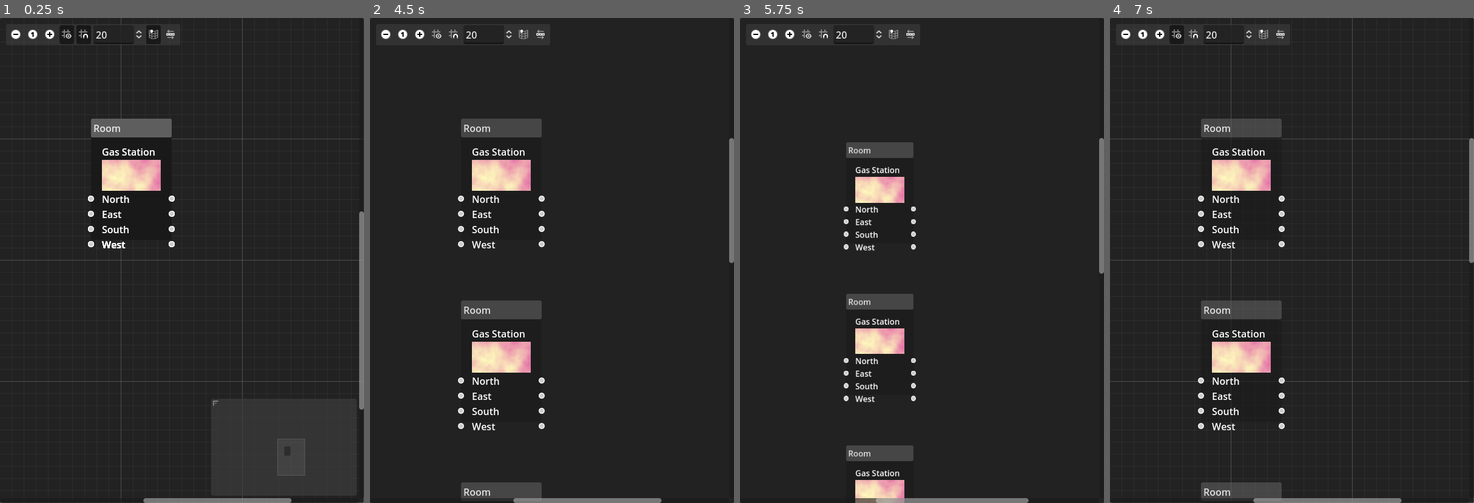
Above: before the commit, frames 1-4 (left to right).
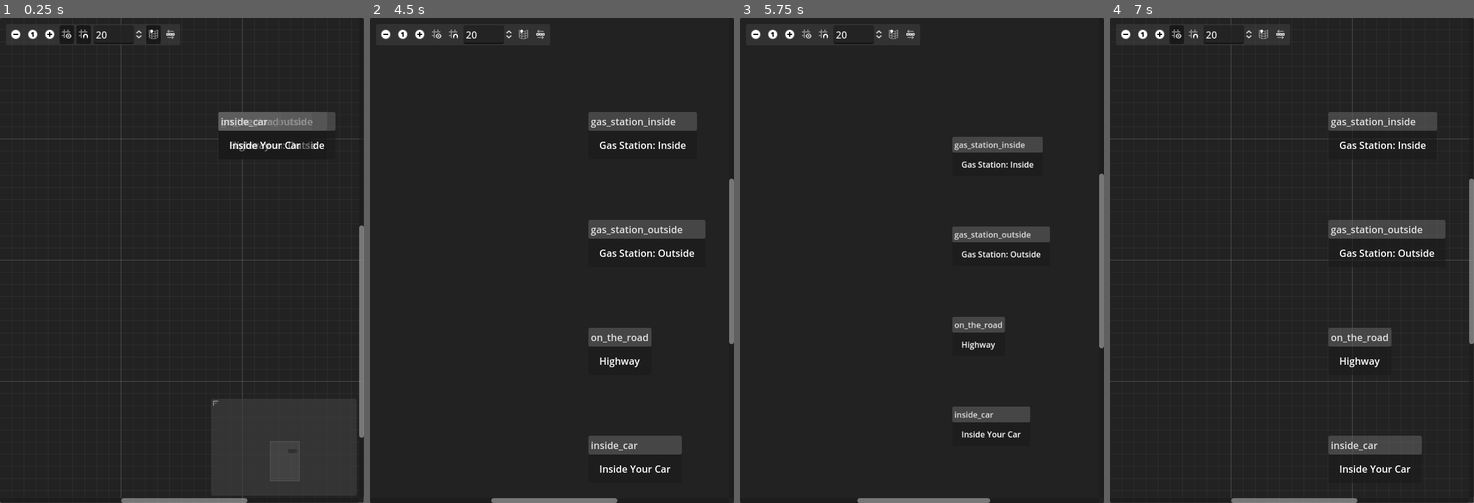
Above: after the commit, the same moments.

Repository: SashaMkrv/godot-4.2.1-text-adventure
Game: Godot game, scene res://Scenes/MapEdit/MapEditor.tscn
Same seed, same stepped clock (60 frames per second), same inputs: the game is played once before the commit and once after it. This scene is started directly instead of the project's main scene.
Inputs (mouse positions are in pixels of both pictures, inside the frame that each line leads up to):
- Up to frame 1 (0.25 s): no input
- Up to frame 2 (4.5 s): click (384, 32) at 0.5 s; click (420, 32) at 1.25 s; click (435, 32) at 2 s; click (453, 32) at 2.75 s; click (522, 32) at 3.5 s; click (541, 32) at 4.25 s
- Up to frame 3 (5.75 s): click (754, 32) at 5 s
- Up to frame 4 (7 s): click (1160, 32) at 5.75 s; click (1175, 32) at 6.5 s

The runs differ from the first frame. In frame 1, 4.3% of the frame differs, in the area x 24-100%, y 19-100%; in frame 2, 11%; in frame 3, 8.4%; in frame 4, 11%.

Commit message:
barf all rooms in a map onto a graphedit ui

Diff:
--- /dev/null
+++ b/Scenes/MapEdit/DrawMap.gd
@@ -0,0 +1,94 @@
+class_name DrawMap
+extends GraphEdit
+
+@export var connections: RoomConnections : set = connectionsSet
+@export var roomNodeScene: PackedScene
+
+var currentRoomsSet : Array[Room]
+
+
+# Called when the node enters the scene tree for the first time.
+func _ready() -> void:
+	updateNodes(connections, null)
+
+func connectionsSet(newData: RoomConnections) -> void:
+	if not is_node_ready():
+		connections = newData
+		return
+	else:
+		updateNodes(newData, connections)
+		connections = newData
+
+
+func updateNodes(newData: RoomConnections, oldData: RoomConnections) -> void:
+	if newData == null:
+		clearView()
+		currentRoomsSet = []
+		return
+
+	if oldData == null:
+		currentRoomsSet = getRoomsFromConnections(newData)
+		updateNodesBasedOn(currentRoomsSet)
+		return
+
+	else:
+		currentRoomsSet = getRoomsFromConnections(newData)
+		updateNodesBasedOn(currentRoomsSet)
+		return
+
+
+func getRoomsFromConnections(connectionData: RoomConnections) -> Array[Room]:
+	var rooms : Array[Room] = []
+	for connection in connectionData.connections:
+		var fromRoom := connection.fromRoom
+		var toRoom := connection.toRoom
+		if not fromRoom in rooms:
+			rooms.append(fromRoom)
+		if not toRoom in rooms:
+			rooms.append(toRoom)
+	return rooms
+
+
+func clearView() -> void:
+	for child in getRoomNodes():
+		child.queue_free()
+
+
+func getRoomNodes() -> Array[RoomNode]:
+	var unassignedResults := get_children()\
+	.map(func(node: Node) -> RoomNode: return node as RoomNode)\
+	.filter(func(node: RoomNode) -> bool: return node != null)
+
+	var results : Array[RoomNode]
+	# TODO the assign func doesn't count as assigning :S
+	results.assign(unassignedResults)
+	return results
+
+
+func updateNodesBasedOn(newRooms: Array[Room]) -> void:
+	var roomNodes := getRoomNodes()
+	var deletables : Array[Node] = []
+
+	for node in roomNodes:
+		if not node.roomData in newRooms:
+			deletables.append(node)
+
+	for deletable in deletables:
+		deletable.queue_free()
+
+	# make another call to get the kids because i theoretically just killed a bunch
+	# not sure if the almost ghosts are keen to give up info...
+	# TODO this is something i should know about the node lifecycle.
+	var mappedRooms := getRoomNodes().map(func(node: RoomNode) -> Room: return node.roomData)
+
+	for room in newRooms:
+		if not room in mappedRooms:
+			var newNode := createNewRoomNodeFor(room)
+			add_child(newNode)
+
+
+func createNewRoomNodeFor(room: Room) -> RoomNode:
+	var newRoom := roomNodeScene.instantiate() as RoomNode
+	newRoom.roomData = room
+
+	return newRoom
--- a/Scenes/MapEdit/MapEditor.tscn
+++ b/Scenes/MapEdit/MapEditor.tscn
@@ -1,6 +1,8 @@
-[gd_scene load_steps=2 format=3 uid="uid://dq733l4a7sq2x"]
+[gd_scene load_steps=4 format=3 uid="uid://dq733l4a7sq2x"]
 
-[ext_resource type="PackedScene" uid="uid://bqaa6qvw30j88" path="res://Scenes/MapEdit/RoomGraphItem.tscn" id="1_32l2e"]
+[ext_resource type="Script" path="res://Scenes/MapEdit/DrawMap.gd" id="2_vm2y5"]
+[ext_resource type="Resource" uid="uid://mr8g2ar6gf5b" path="res://Resources/Maps/gas_map.tres" id="2_wl24m"]
+[ext_resource type="PackedScene" uid="uid://eusdbj1dx5qw" path="res://Scenes/MapEdit/RoomNode.tscn" id="3_6o1dm"]
 
 [node name="Control2" type="Control"]
 layout_mode = 3
@@ -18,42 +20,10 @@
 grow_horizontal = 2
 grow_vertical = 2
 
-[node name="GraphEdit" type="GraphEdit" parent="PanelContainer"]
+[node name="GraphEdit2" type="GraphEdit" parent="PanelContainer"]
 layout_mode = 2
 right_disconnects = true
 connection_lines_curvature = 1.0
-
-[node name="RoomGraphItem" parent="PanelContainer/GraphEdit" instance=ExtResource("1_32l2e")]
-layout_mode = 0
-offset_left = 0.0
-offset_top = 0.0
-offset_right = 133.0
-offset_bottom = 200.0
-
-[node name="RoomGraphItem2" parent="PanelContainer/GraphEdit" instance=ExtResource("1_32l2e")]
-layout_mode = 0
-offset_left = 0.0
-offset_top = 0.0
-offset_right = 133.0
-offset_bottom = 200.0
-
-[node name="RoomGraphItem3" parent="PanelContainer/GraphEdit" instance=ExtResource("1_32l2e")]
-layout_mode = 0
-offset_left = 0.0
-offset_top = 0.0
-offset_right = 133.0
-offset_bottom = 200.0
-
-[node name="RoomGraphItem4" parent="PanelContainer/GraphEdit" instance=ExtResource("1_32l2e")]
-layout_mode = 0
-offset_left = 0.0
-offset_top = 0.0
-offset_right = 133.0
-offset_bottom = 200.0
-
-[node name="RoomGraphItem5" parent="PanelContainer/GraphEdit" instance=ExtResource("1_32l2e")]
-layout_mode = 0
-offset_left = 0.0
-offset_top = 0.0
-offset_right = 133.0
-offset_bottom = 200.0
+script = ExtResource("2_vm2y5")
+connections = ExtResource("2_wl24m")
+roomNodeScene = ExtResource("3_6o1dm")
--- /dev/null
+++ b/Scenes/MapEdit/RoomNode.gd
@@ -0,0 +1,32 @@
+@tool
+class_name RoomNode
+extends GraphNode
+
+@export var roomData: Room : set = roomDataSet
+@onready var roomName: Label = $RoomName
+
+# Called when the node enters the scene tree for the first time.
+func _ready() -> void:
+	updateView(roomData)
+
+
+func roomDataSet(newData: Room) -> void:
+	updateView(newData)
+	roomData = newData
+
+
+func updateView(data: Room) -> void:
+	if roomData != null:
+		title = data.uniqueKey
+		updateName(data.name)
+	else:
+		clearView()
+
+func clearView() -> void:
+	title = ""
+	updateName("")
+
+func updateName(newName: String) -> void:
+	if roomName == null:
+		return
+	roomName.text = newName
--- /dev/null
+++ b/Scenes/MapEdit/RoomNode.tscn
@@ -0,0 +1,24 @@
+[gd_scene load_steps=2 format=3 uid="uid://eusdbj1dx5qw"]
+
+[ext_resource type="Script" path="res://Scenes/MapEdit/RoomNode.gd" id="1_11r6d"]
+
+[node name="RoomNode" type="GraphNode" groups=["roomnode"]]
+offset_left = 428.0
+offset_top = 155.0
+offset_right = 532.0
+offset_bottom = 233.0
+mouse_filter = 1
+position_offset = Vector2(360, 155)
+slot/0/left_enabled = false
+slot/0/left_type = 0
+slot/0/left_color = Color(1, 1, 1, 1)
+slot/0/left_icon = null
+slot/0/right_enabled = false
+slot/0/right_type = 0
+slot/0/right_color = Color(1, 1, 1, 1)
+slot/0/right_icon = null
+slot/0/draw_stylebox = true
+script = ExtResource("1_11r6d")
+
+[node name="RoomName" type="Label" parent="."]
+layout_mode = 2
